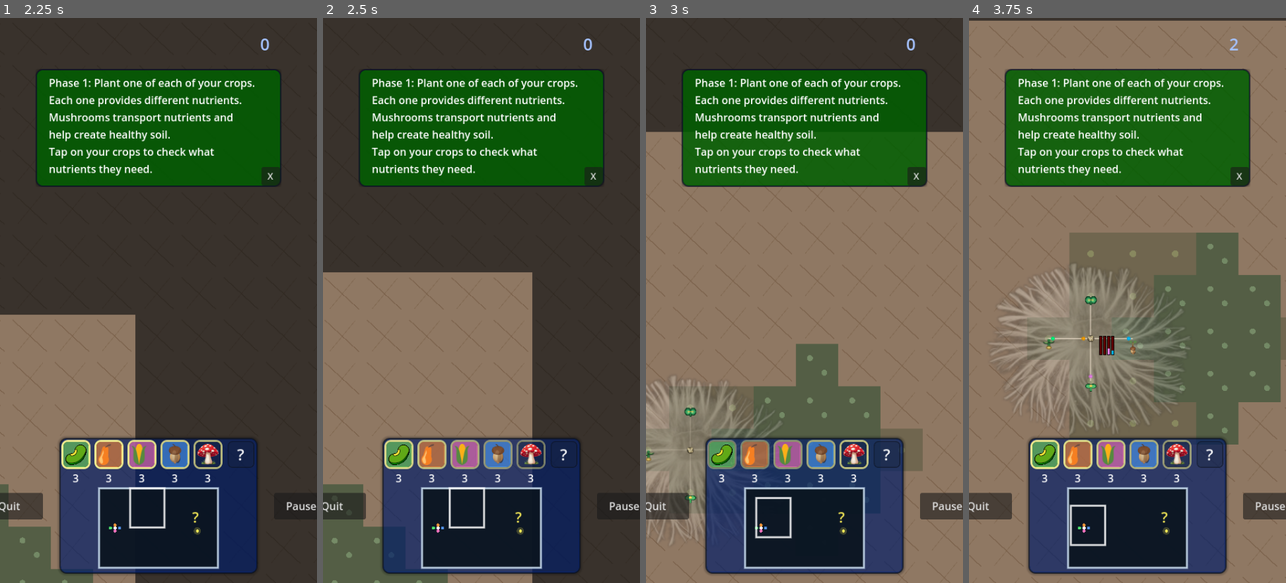
Above: before the commit, frames 1-4 (left to right).
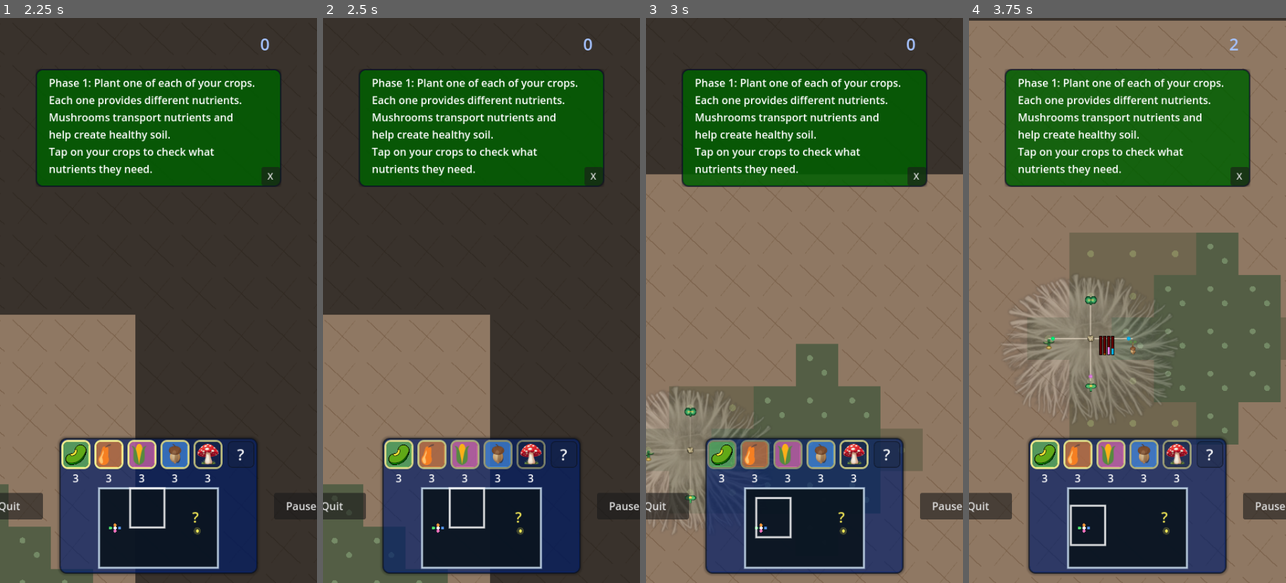
Above: after the commit, the same moments.

Repository: grassrootseconomics/mycofig
Game: Godot game, scene res://scenes/title_screen.tscn
Two runs of this game, one before a commit and one after it. Both use one fixed random seed, a clock stepped at 60 frames per second and the inputs below.
Inputs (mouse positions are in pixels of both pictures, inside the frame that each line leads up to):
- Up to frame 1 (2.25 s): click "Story Mode" at 0.5 s; tap Enter at 1.25 s; drag from (158, 526) to (148, 300) at 1.27 s; drag from (95, 328) to (142, 413) at 2.02 s
- Up to frame 2 (2.5 s): no input
- Up to frame 3 (3 s): move the mouse to (836, 176) at 2.77 s; hold Right (right) from 2.78 s (still down); tap D (cam_right) at 2.85 s
- Up to frame 4 (3.75 s): release Right (right) at 3.5 s; drag from (1111, 413) to (1032, 215) at 3.52 s

Frame 1 is identical in both runs. In frame 2, 8.6% of the frame differs, in the area x 0-66%, y 45-100%; in frame 3, 2.4%; in frame 4, 2.2%.

Commit message:
m2: increase native myco dispatch budgets without relaxing other senders

Diff:
--- a/global/global.gd
+++ b/global/global.gd
@@ -41,6 +41,10 @@
 var trade_sender_burst := 2.0
 var trade_link_rate_per_sec := 4.0
 var trade_link_burst := 1.0
+var trade_sender_rate_per_sec_myco := 14.0
+var trade_sender_burst_myco := 4.0
+var trade_link_rate_per_sec_myco := 10.0
+var trade_link_burst_myco := 2.0
 var _trade_sender_buckets: Dictionary = {}
 var _trade_link_buckets: Dictionary = {}
 
@@ -463,25 +467,51 @@
 	return true
 
 
+func _get_trade_dispatch_profile(from_agent: Variant) -> Dictionary:
+	var sender_rate = trade_sender_rate_per_sec
+	var sender_burst = trade_sender_burst
+	var link_rate = trade_link_rate_per_sec
+	var link_burst = trade_link_burst
+	if is_instance_valid(from_agent):
+		var agent_type = str(from_agent.get("type"))
+		var is_native_myco = agent_type == "myco" and from_agent.has_node("MycoSprite")
+		if is_native_myco:
+			sender_rate = trade_sender_rate_per_sec_myco
+			sender_burst = trade_sender_burst_myco
+			link_rate = trade_link_rate_per_sec_myco
+			link_burst = trade_link_burst_myco
+	return {
+		"sender_rate": sender_rate,
+		"sender_burst": sender_burst,
+		"link_rate": link_rate,
+		"link_burst": link_burst
+	}
+
+
 func allow_trade_dispatch(from_agent: Variant, to_agent: Variant) -> bool:
 	if not trade_dispatch_limit_enabled:
 		return true
 	var sender_key = _trade_sender_key(from_agent)
 	if sender_key == "":
 		return true
+	var profile = _get_trade_dispatch_profile(from_agent)
+	var sender_rate = float(profile.get("sender_rate", trade_sender_rate_per_sec))
+	var sender_burst = float(profile.get("sender_burst", trade_sender_burst))
+	var link_rate = float(profile.get("link_rate", trade_link_rate_per_sec))
+	var link_burst = float(profile.get("link_burst", trade_link_burst))
 	var now_ms = Time.get_ticks_msec()
-	if not _consume_trade_bucket(_trade_sender_buckets, sender_key, trade_sender_rate_per_sec, trade_sender_burst, now_ms):
+	if not _consume_trade_bucket(_trade_sender_buckets, sender_key, sender_rate, sender_burst, now_ms):
 		return false
 	var link_key = _trade_link_key(from_agent, to_agent)
 	if link_key == "":
 		return true
-	if _consume_trade_bucket(_trade_link_buckets, link_key, trade_link_rate_per_sec, trade_link_burst, now_ms):
+	if _consume_trade_bucket(_trade_link_buckets, link_key, link_rate, link_burst, now_ms):
 		return true
 	var sender_state_variant = _trade_sender_buckets.get(sender_key, {})
 	if typeof(sender_state_variant) == TYPE_DICTIONARY:
 		var sender_state: Dictionary = sender_state_variant
 		var sender_tokens = float(sender_state.get("tokens", 0.0))
-		sender_state["tokens"] = minf(sender_tokens + 1.0, maxf(trade_sender_burst, 0.0))
+		sender_state["tokens"] = minf(sender_tokens + 1.0, maxf(sender_burst, 0.0))
 		_trade_sender_buckets[sender_key] = sender_state
 	return false
 
